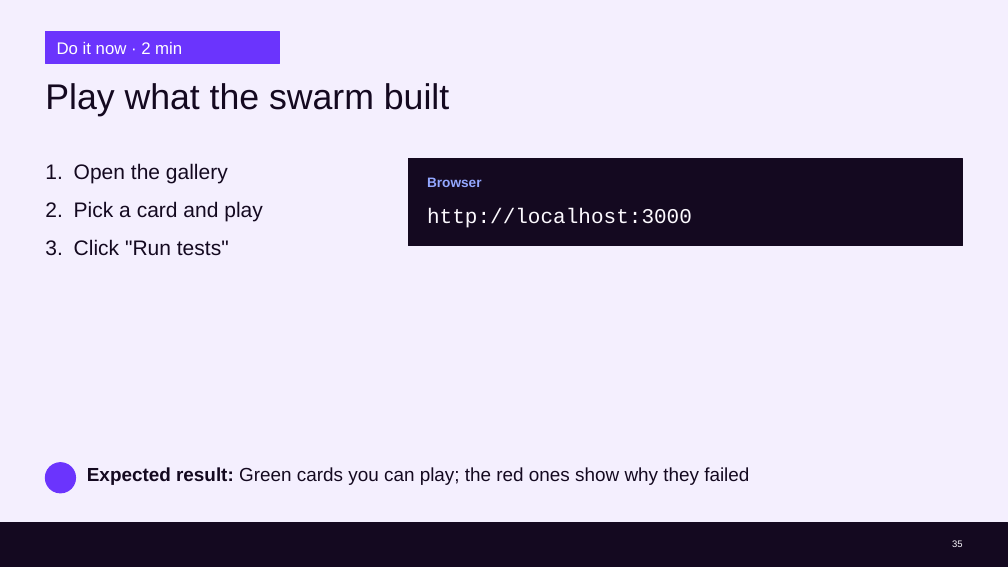
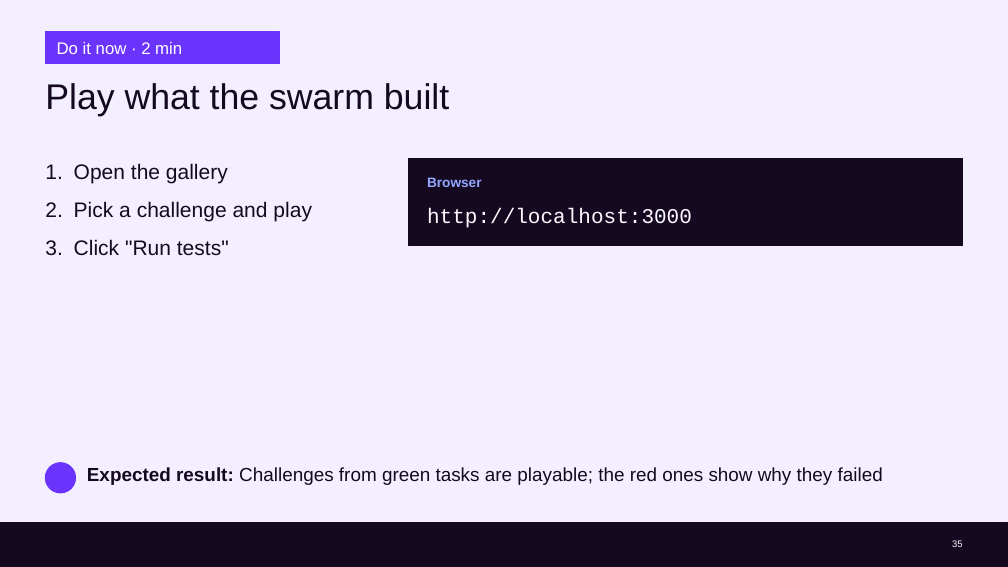
Before and after one commit to cx-guilherme-pinto/workshop-claude, a slide deck: slide 35 of slides/workshop.en.pptx. Drawn at 1008x567 pixels with LibreOffice and Linux fonts; fonts in the diff are those of the drawing; background and template pictures are left out. Boxes give left, top, right and bottom in pixels: in the first picture for what was removed or moved away, otherwise in the second. Text is boxed around its words. In the diff, an @@ line names an element or a change of style, - is before the commit and + after.

```diff
--- a/slides/workshop.en.pptx
+++ b/slides/workshop.en.pptx
@@ text at bbox=[74, 201, 312, 222]: text changed @@
-2. Pick a card and play
+2. Pick a challenge and play
@@ text at bbox=[87, 467, 883, 485]: text changed @@
-Expected result: Green cards you can play; the red ones show why they failed
+Expected result: Challenges from green tasks are playable; the red ones show why they failed
```
Also in this commit, not shown: 11 other slides changed, 9 other files.
